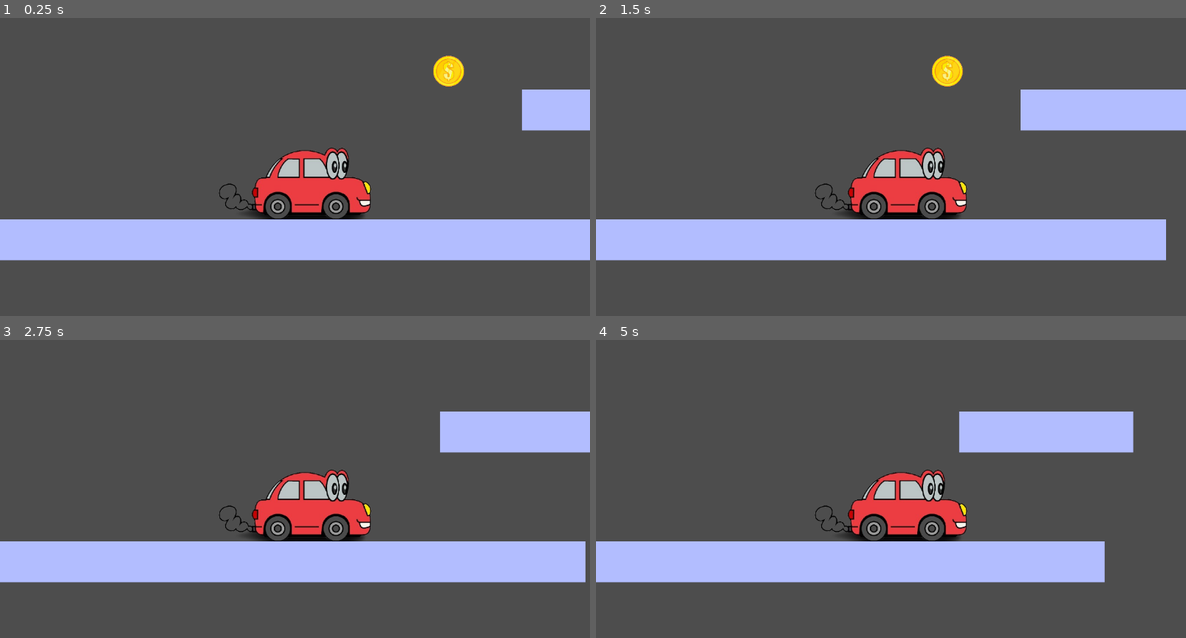
Above: before the commit, frames 1-4 (two rows, left to right).
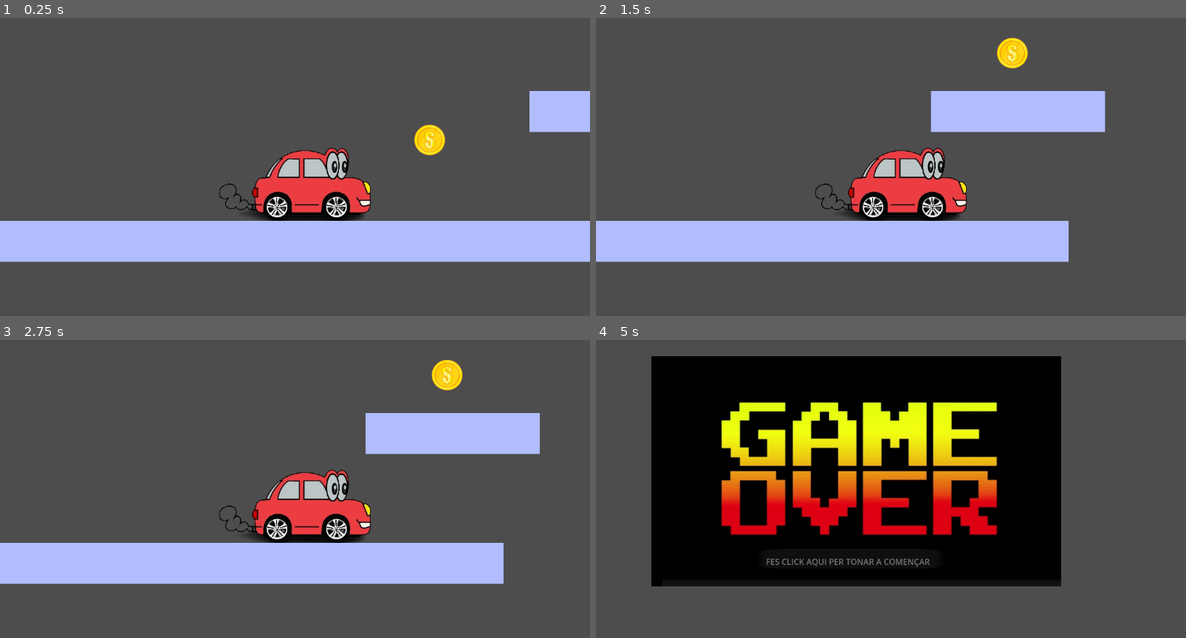
Above: after the commit, the same moments.

Repository: hgrnjkhg/joc-b-sic
Game: Godot game, scene res://nivell.tscn
Same seed, same stepped clock (60 frames per second), same inputs: the game is played once before the commit and once after it. This scene is started directly instead of the project's main scene.
Inputs:
- Up to frame 1 (0.25 s): no input
- Up to frame 2 (1.5 s): tap Enter at 0.5 s; hold Right (ui_right) from 0.53 s (still down); tap Up (ui_up) at 0.77 s
- Up to frame 3 (2.75 s): tap Up (ui_up) at 1.52 s; release Right (ui_right) at 2.03 s; hold Left (ui_left) from 2.03 s (still down)
- Up to frame 4 (5 s): release Left (ui_left) at 2.78 s; hold Right (ui_right) 2.78-4.28 s; tap Up (ui_up) at 3.02, 3.77, 4.52 s; hold Left (ui_left) from 4.28 s (still down)

The runs differ from the first frame. In frame 1, 2.9% of the frame differs, in the area x 0-100%, y 12-82%; in frame 2, 8.8%; in frame 3, 7.0%; in frame 4, 57%, in the area x 0-92%, y 5-83%.

Commit message:
nous terres
més terres per apliar el joc
tambe que les monedes vagin per separat entre elles

Diff:
--- a/character_body_2d.gd
+++ b/character_body_2d.gd
@@ -14,4 +14,13 @@
 
 	if Input.is_action_just_pressed("ui_up") and is_on_floor():
 		velocity.y = -3000
+
+	var desplaçament: Vector2 = direccio * velocitat
+	position = position + desplaçament*delta
 	move_and_slide()
+
+func anima(desplaçament: Vector2, delta: float):
+	#$Cotxe/Sprite2D.rotation += desplaçament.x / 20 * delta
+	#$Cotxe/Sprite2D2.rotation += desplaçament.x / 20 * delta
+	$Cotxe/Sprite2D2.rotation += 10 * delta
+	$Cotxe/Sprite2D.rotation += 10 * delta
--- a/detector.gd
+++ b/detector.gd
@@ -1,6 +1,9 @@
 extends Area2D
 func _ready() -> void:
-	position = Vector2(800, 200)
+	pass
+
+
+
 
 func _on_body_entered(body: Node2D) -> void:
 	visible = false
--- a/nivell.tscn
+++ b/nivell.tscn
@@ -8,16 +8,16 @@
 [node name="nivell" type="Node2D"]
 
 [node name="detector" parent="." instance=ExtResource("2_7itq6")]
-position = Vector2(490, 248)
+position = Vector2(763, 331)
 
 [node name="detector2" parent="." instance=ExtResource("2_7itq6")]
-position = Vector2(1204, 138)
+position = Vector2(1117, 161)
 
 [node name="detector3" parent="." instance=ExtResource("2_7itq6")]
 position = Vector2(627, -200)
 
 [node name="detector4" parent="." instance=ExtResource("2_7itq6")]
-position = Vector2(-235, -409)
+position = Vector2(-3, -500)
 
 [node name="CharacterBody2D" parent="." instance=ExtResource("1_ijumj")]
 position = Vector2(53, 295)
@@ -26,7 +26,7 @@
 position = Vector2(573, 527)
 
 [node name="Terra2" parent="." instance=ExtResource("3_7itq6")]
-position = Vector2(1113, 273)
+position = Vector2(1128, 273)
 scale = Vector2(0.26, 1)
 
 [node name="Terra3" parent="." instance=ExtResource("3_7itq6")]
@@ -34,18 +34,37 @@
 scale = Vector2(0.26, 1)
 
 [node name="Terra4" parent="." instance=ExtResource("3_7itq6")]
-position = Vector2(27, -273)
+position = Vector2(20, -205)
 scale = Vector2(0.605, 1)
 
 [node name="Terra5" parent="." instance=ExtResource("3_7itq6")]
-position = Vector2(741, -607)
+position = Vector2(699, -508)
 scale = Vector2(0.605, 1)
 
+[node name="Terra6" parent="." instance=ExtResource("3_7itq6")]
+position = Vector2(1417, -654)
+scale = Vector2(0.155, 1)
+
+[node name="Terra7" parent="." instance=ExtResource("3_7itq6")]
+position = Vector2(1851, -654)
+scale = Vector2(0.155, 1)
+
+[node name="Terra8" parent="." instance=ExtResource("3_7itq6")]
+position = Vector2(2319, -654)
+scale = Vector2(0.155, 1)
+
+[node name="Terra9" parent="." instance=ExtResource("3_7itq6")]
+position = Vector2(2949, -658)
+scale = Vector2(0.44, 1)
+
 [node name="Area2D" parent="." instance=ExtResource("4_v22as")]
-position = Vector2(625, 780)
+position = Vector2(930, 1391)
 
 [node name="Area2D2" parent="." instance=ExtResource("4_v22as")]
-position = Vector2(49, 782)
+position = Vector2(-318, 1397)
 
 [node name="Area2D3" parent="." instance=ExtResource("4_v22as")]
-position = Vector2(1624, 782)
+position = Vector2(2230, 1380)
+
+[node name="Area2D4" parent="." instance=ExtResource("4_v22as")]
+position = Vector2(3462, 1372)
--- a/node_2d.tscn
+++ b/node_2d.tscn
@@ -2,20 +2,27 @@
 
 [ext_resource type="Script" uid="uid://durv8hvcjrwg0" path="res://character_body_2d.gd" id="1_0e48y"]
 [ext_resource type="Texture2D" uid="uid://b4m38lb8hnxlf" path="res://imatges/cotxe.png" id="2_0e48y"]
-
-[sub_resource type="RectangleShape2D" id="RectangleShape2D_0e48y"]
-size = Vector2(231, 137)
+[ext_resource type="Texture2D" uid="uid://bgs6ydkxvxrny" path="res://imatges/rodes.png" id="3_epypp"]
 
 [node name="CharacterBody2D" type="CharacterBody2D"]
 script = ExtResource("1_0e48y")
+
+[node name="CollisionPolygon2D" type="CollisionPolygon2D" parent="."]
+polygon = PackedVector2Array(13, -63, 1, -62, -26, -50, -47, -32, -56, -12, -72, -8, -78, 7, -76, 51, -63, 57, -44, 70, -29, 71, -14, 62, 60, 62, 82, 72, 106, 59, 142, 57, 147, 49, 148, 22, 133, -3, 113, -12, 98, -11, 105, -37, 103, -58, 95, -68, 60, -56)
 
 [node name="Cotxe" type="Sprite2D" parent="."]
 scale = Vector2(0.7, 0.7)
 texture = ExtResource("2_0e48y")
 
-[node name="CollisionShape2D" type="CollisionShape2D" parent="."]
-position = Vector2(30.5, 0)
-shape = SubResource("RectangleShape2D_0e48y")
+[node name="Sprite2D" type="Sprite2D" parent="Cotxe"]
+position = Vector2(-50, 65.7143)
+scale = Vector2(0.338625, 0.338625)
+texture = ExtResource("3_epypp")
+
+[node name="Sprite2D2" type="Sprite2D" parent="Cotxe"]
+position = Vector2(115.714, 65.7143)
+scale = Vector2(0.338625, 0.338625)
+texture = ExtResource("3_epypp")
 
 [node name="Camera2D" type="Camera2D" parent="."]
 limit_bottom = 1000
Binary file added: imatges/rodes.png
Not shown, added: imatges/rodes.png.import
